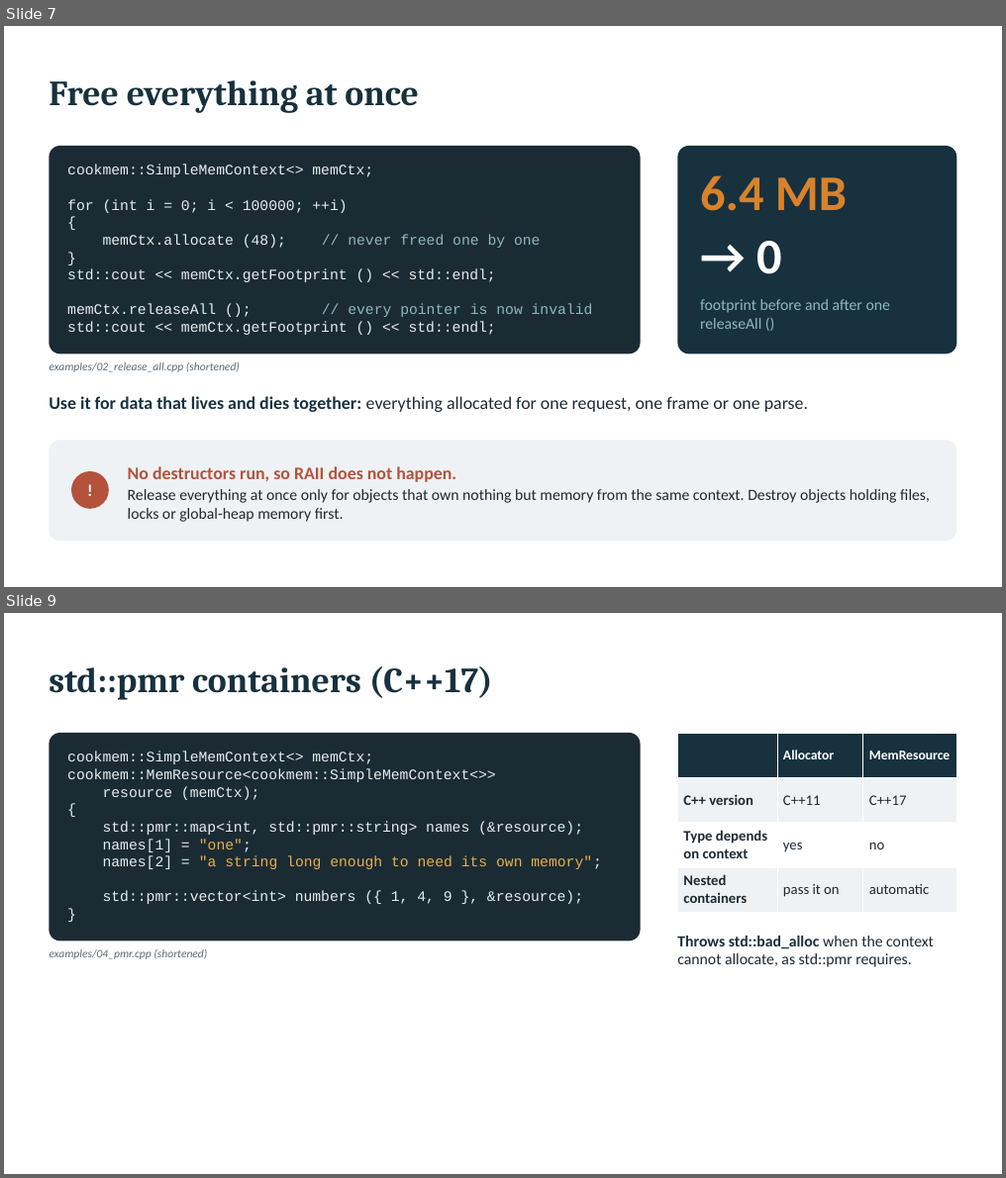
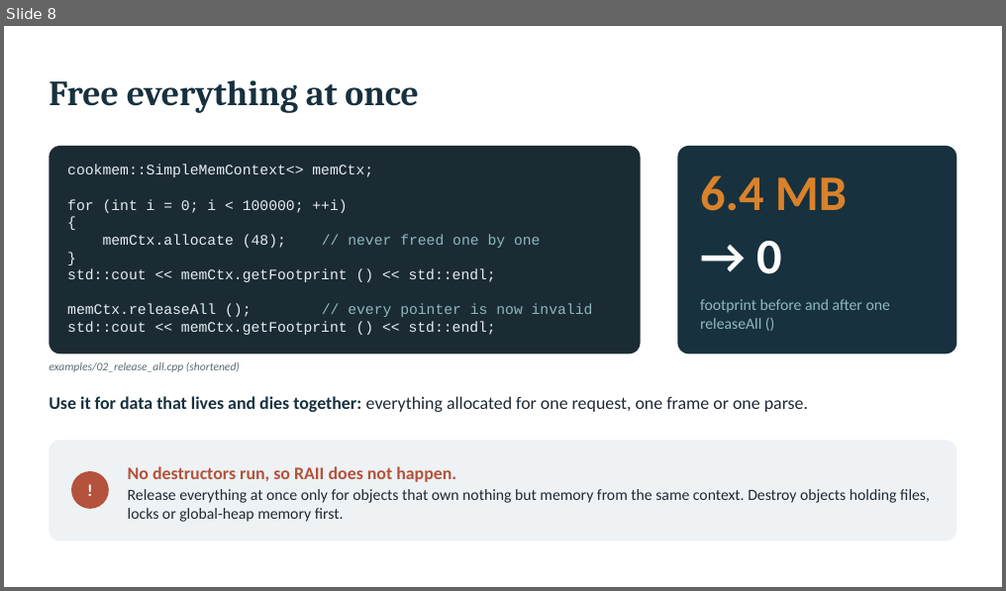
Before and after one commit to coconut2015/cookmem-tutorials, a slide deck: 01-getting-started/slides.pptx. Shown one above the other, each under a label of ours: slides 7 and 9 before the commit, slide 8 after it; the slides between them are not shown. The pictures are 1006x1178 and 1006x591 pixels, drawn with LibreOffice and Linux fonts; fonts in the diff are those of the drawing. Boxes give left, top, right and bottom in pixels: in the first picture for what was removed or moved away, otherwise in the second. Text is boxed around its words. In the diff, an @@ line names an element or a change of style, - is before the commit and + after.

```diff
--- a/01-getting-started/slides.pptx
+++ b/01-getting-started/slides.pptx
@@ slide 9 removed at [4,613,1002,1174], background #FFFFFF @@
@@ title removed at [49,666,493,700] @@
-std::pmr containers (C++17)
@@ rounded rectangle removed at [49,733,641,941] @@
@@ text removed at [67,752,601,904] @@
-cookmem::SimpleMemContext<> memCtx;
-cookmem::MemResource<cookmem::SimpleMemContext<>>
-resource (memCtx);
-{
-std::pmr::map<int, std::pmr::string> names (&resource);
-names[1] = "one";
-names[2] = "a string long enough to need its own memory";
-std::pmr::vector<int> numbers ({ 1, 4, 9 }, &resource);
-}
@@ table removed at [678,733,957,912], 4 rows, 3 columns @@
- | Allocator | MemResource
-C++ version | C++11 | C++17
-Type depends on context | yes | no
-Nested containers | pass it on | automatic
@@ text removed at [677,936,934,967] @@
-Throws std::bad_alloc when the context cannot allocate, as std::pmr requires.
@@ text removed at [49,950,207,959] @@
-examples/04_pmr.cpp (shortened)
@@ what was slide 7 is now slide 8 @@
```
Also in this commit, not shown: 4 slides changed, 5 slides added, 3 other slides removed, 4 other files.
